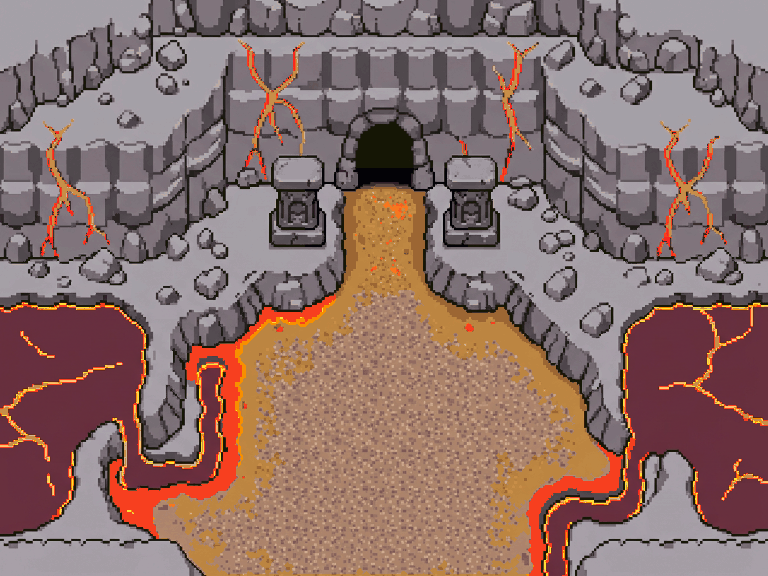
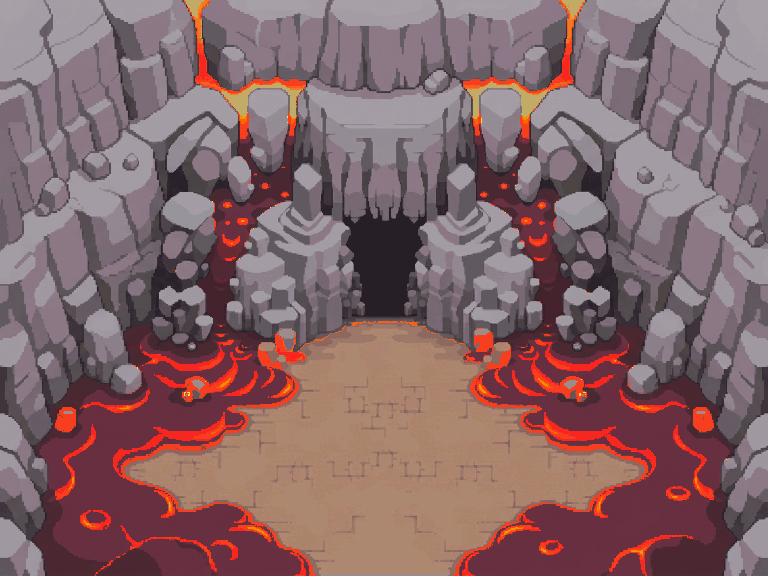
Layers edited between the first and the second 768 x 576 image:
painted on "08 veines_roche" over bbox(41, 0, 727, 507)
painted on "07 grotte" over bbox(305, 168, 468, 317)
painted on "06 piliers" over bbox(224, 167, 546, 363)
painted on "05 parois" over bbox(0, 0, 768, 576)
painted on "04 eboulis" over bbox(0, 123, 768, 399)
painted on "03 sentier" over bbox(124, 290, 645, 574)
painted on "02 lave" over bbox(0, 110, 768, 576)
painted on "01 ombres" over bbox(3, 110, 768, 576)
painted on "00 sol_complet" over bbox(0, 0, 768, 576)
